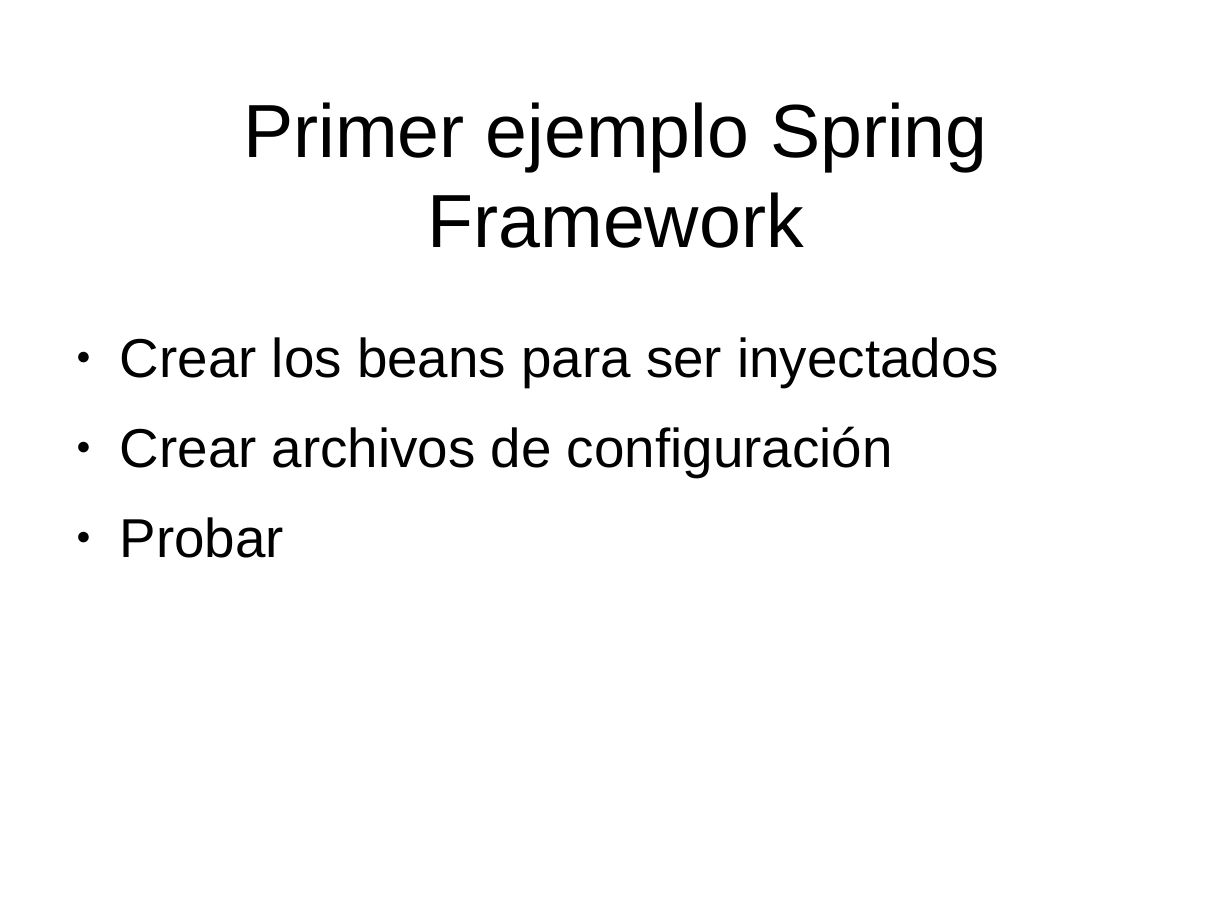
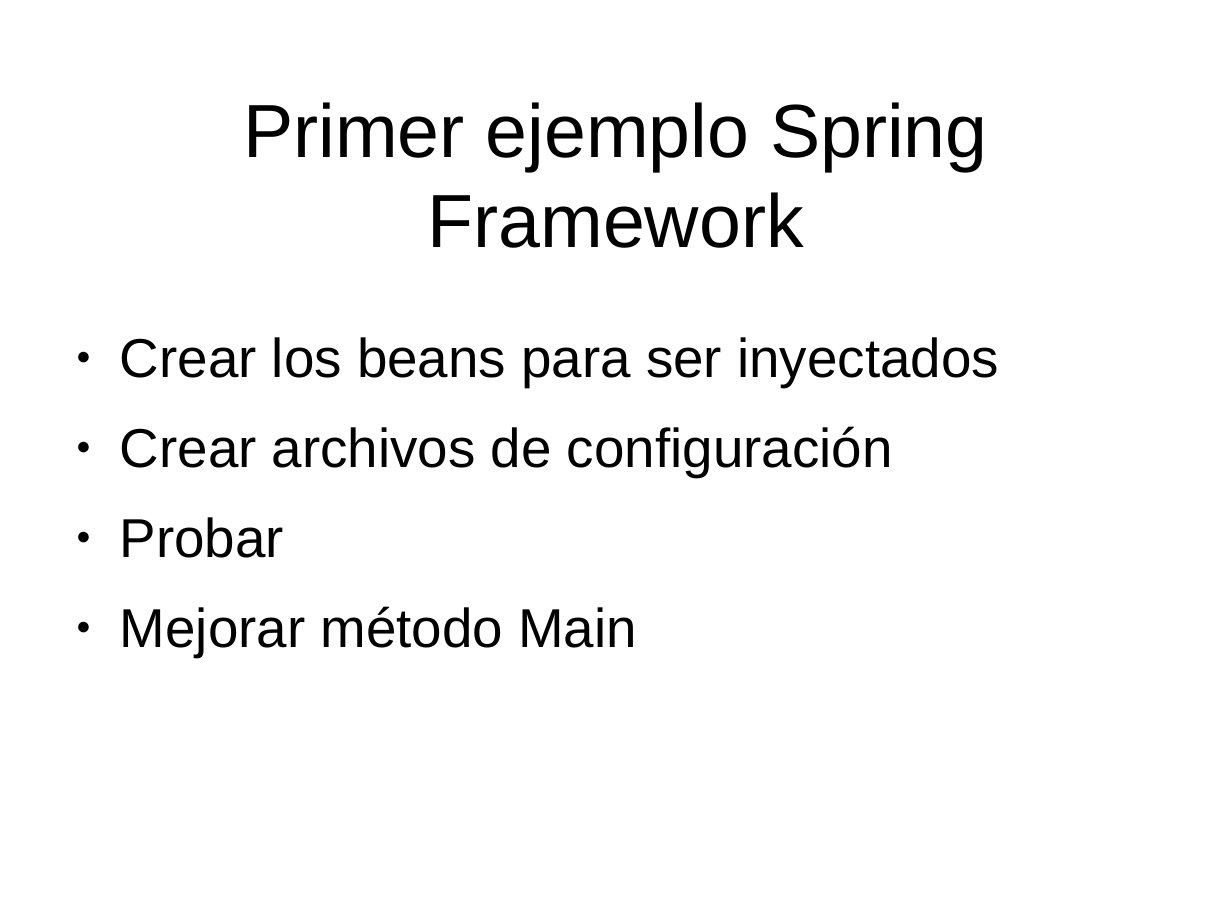
Before and after one commit to gros777/JAWorkspace, a slide deck: slide 29 of PresentacionJavaAvanzado.odp. Drawn at 1232x924 pixels with LibreOffice and Linux fonts; fonts in the diff are those of the drawing; background and template pictures are left out. Boxes give left, top, right and bottom in pixels: in the first picture for what was removed or moved away, otherwise in the second. Text is boxed around its words. In the diff, an @@ line names an element or a change of style, - is before the commit and + after.

Commit message:
adding Spring to Presentation

```diff
--- a/PresentacionJavaAvanzado.odp
+++ b/PresentacionJavaAvanzado.odp
@@ text at [120,606,637,657]: paragraph added @@
+● Mejorar método Main
```
Also in this commit, not shown: 2 other slides changed, 1 slide removed, 4 other files.
